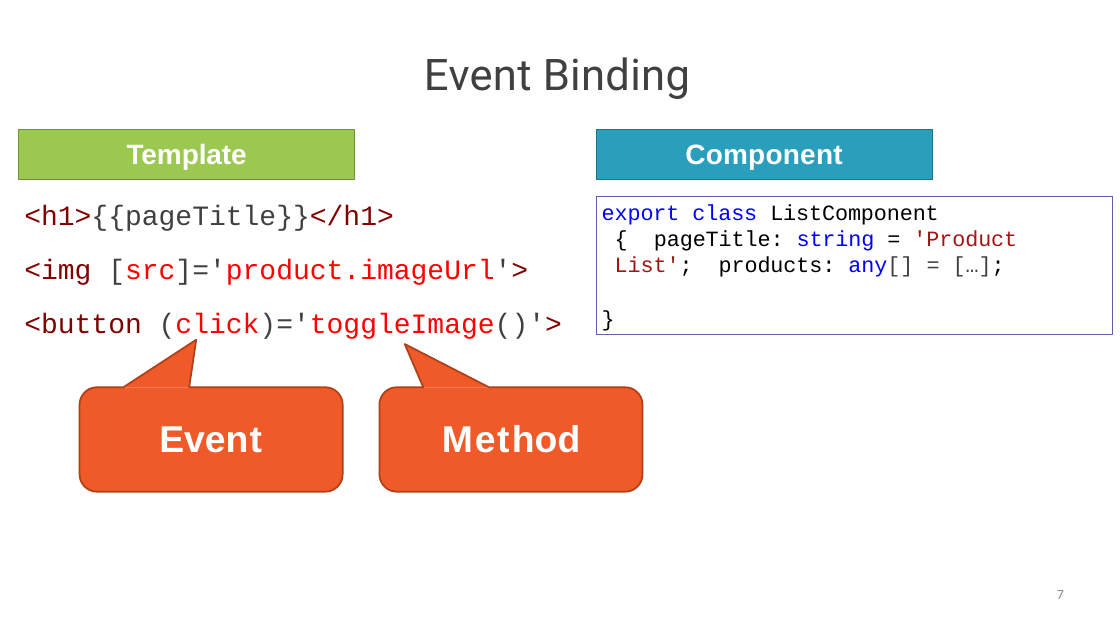
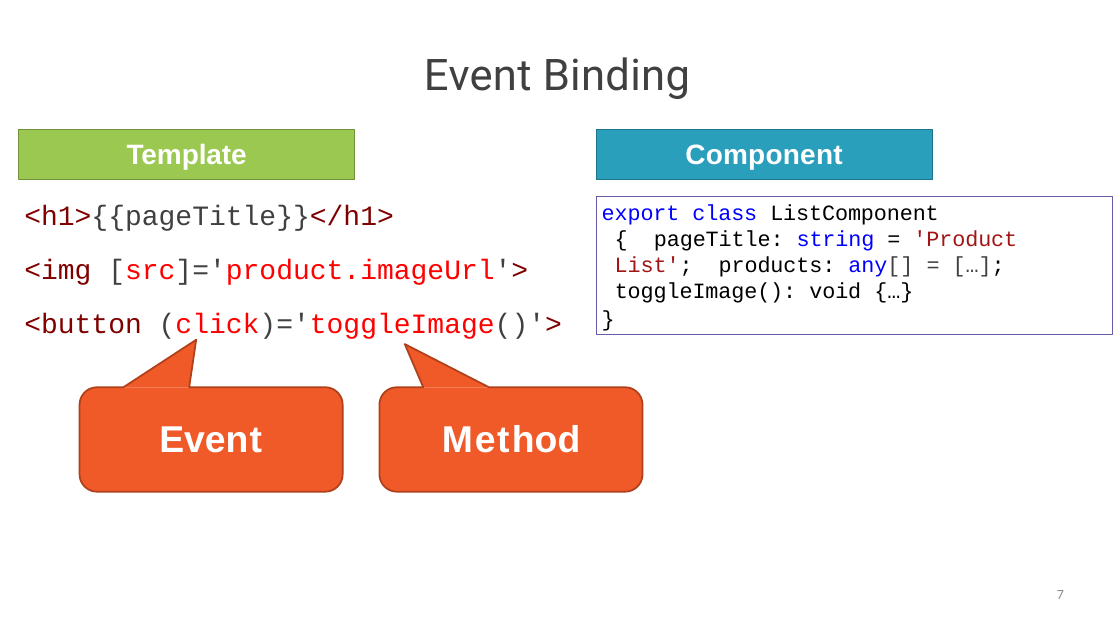
Before and after one commit to StevenJoseph19/Java-Apps, a slide deck: slide 7 of 5. Angular 11/Day 18/Slides/6. Data Binding & Pipes/data-binding-and-pipes-slides.pptx. Drawn at 1120x630 pixels with LibreOffice and Linux fonts; fonts in the diff are those of the drawing. Boxes give left, top, right and bottom in pixels: in the first picture for what was removed or moved away, otherwise in the second. Text is boxed around its words. In the diff, an @@ line names an element or a change of style, - is before the commit and + after.

```diff
--- a/5. Angular 11/Day 18/Slides/6. Data Binding & Pipes/data-binding-and-pipes-slides.pptx
+++ b/5. Angular 11/Day 18/Slides/6. Data Binding & Pipes/data-binding-and-pipes-slides.pptx
@@ freeform shape removed at box(612, 280, 1018, 315) @@
@@ text added at box(615, 282, 861, 303), 28 pt, text #000000 @@
+toggleImage(): void {…}
```
Also in this commit, not shown: 45 other files.
